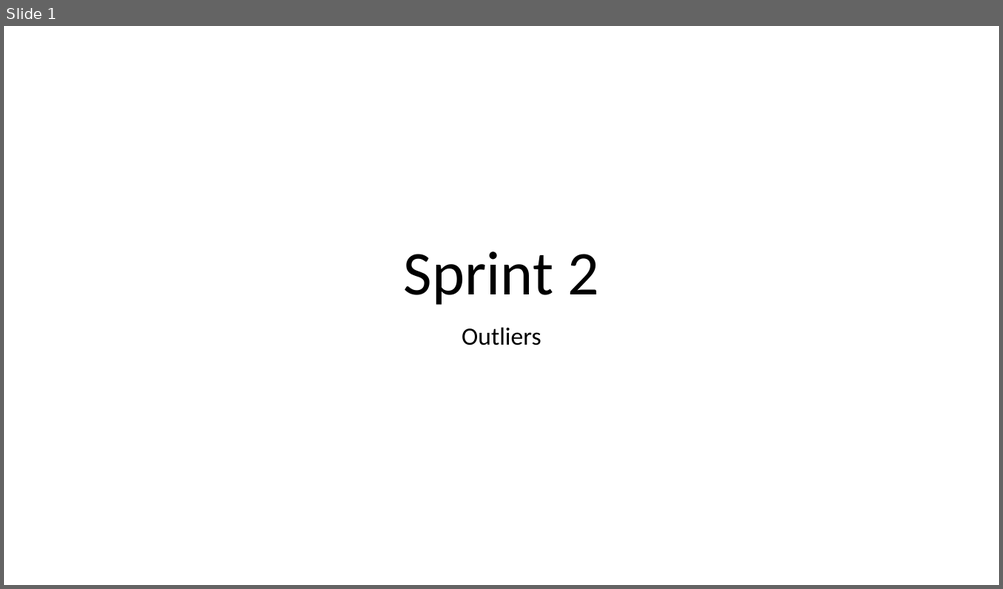
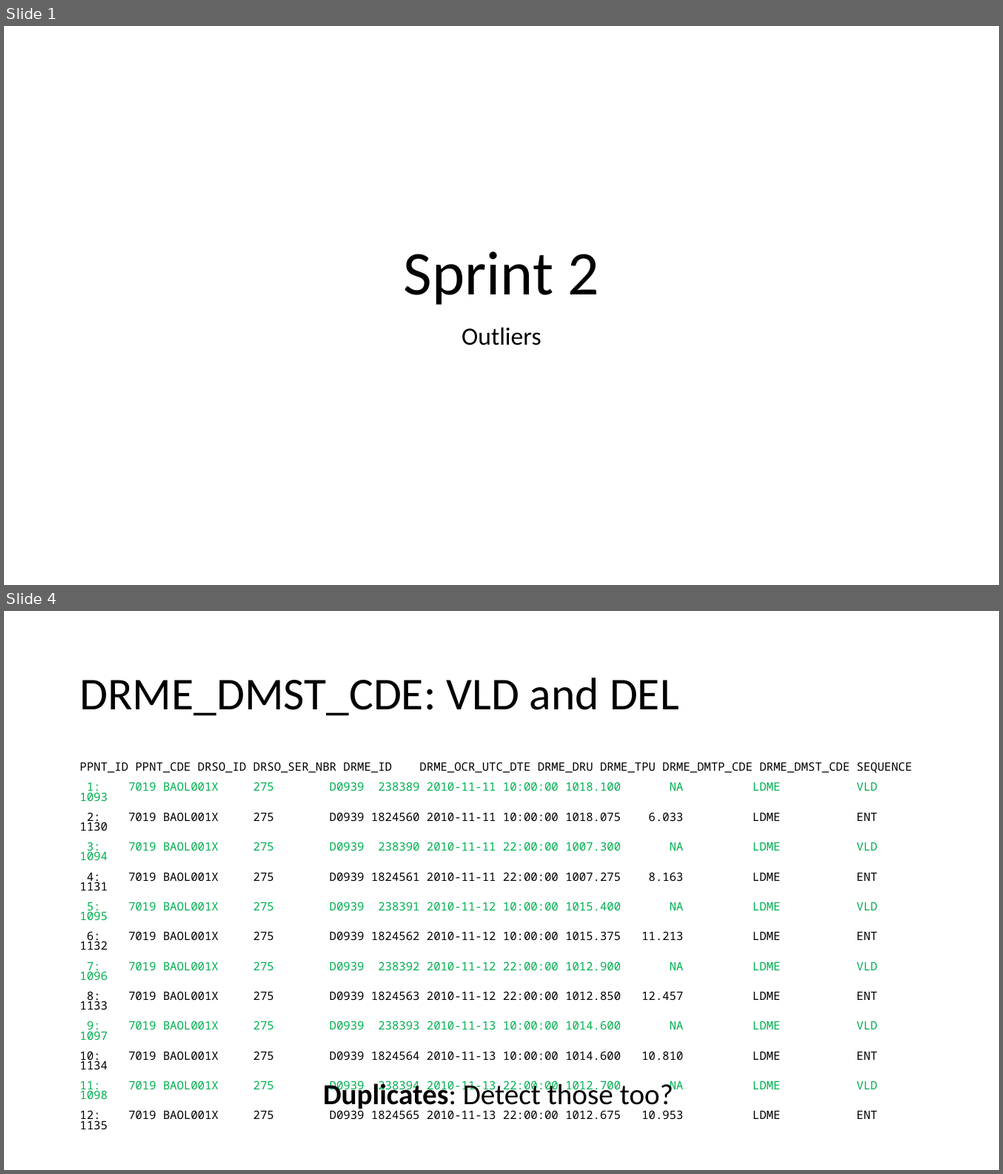
Before and after one commit to DOV-Vlaanderen/groundwater-logger-validation, a slide deck: presentation/groundwater_followup.pptx. Shown one above the other, each under a label of ours: slide 1 before the commit, slides 1 and 4 after it; the slides between them are not shown. The pictures are 1003x589 and 1003x1174 pixels, drawn with LibreOffice and Linux fonts; fonts in the diff are those of the drawing. Boxes give left, top, right and bottom in pixels: in the first picture for what was removed or moved away, otherwise in the second. Text is boxed around its words. In the diff, an @@ line names an element or a change of style, - is before the commit and + after.

Commit message:
updated with DRME_DMST_CDE

```diff
--- a/presentation/groundwater_followup.pptx
+++ b/presentation/groundwater_followup.pptx
@@ slide 4 added at (4, 611, 999, 1170), background #FFFFFF @@
@@ title added at (79, 678, 679, 716), 44 pt, text #000000 @@
+DRME_DMST_CDE: VLD and DEL
@@ text added at (79, 762, 912, 1119), 11.2 pt, text #000000 @@
+PPNT_ID PPNT_CDE DRSO_ID DRSO_SER_NBR DRME_ID DRME_OCR_UTC_DTE DRME_DRU DRME_TPU DRME_DMTP_CDE DRME_DMST_CDE SEQUENCE
+1: 7019 BAOL001X 275 D0939 238389 2010-11-11 10:00:00 1018.100 NA LDME VLD 1093
+2: 7019 BAOL001X 275 D0939 1824560 2010-11-11 10:00:00 1018.075 6.033 LDME ENT 1130
+3: 7019 BAOL001X 275 D0939 238390 2010-11-11 22:00:00 1007.300 NA LDME VLD 1094
+4: 7019 BAOL001X 275 D0939 1824561 2010-11-11 22:00:00 1007.275 8.163 LDME ENT 1131
+5: 7019 BAOL001X 275 D0939 238391 2010-11-12 10:00:00 1015.400 NA LDME VLD 1095
+6: 7019 BAOL001X 275 D0939 1824562 2010-11-12 10:00:00 1015.375 11.213 LDME ENT 1132
+7: 7019 BAOL001X 275 D0939 238392 2010-11-12 22:00:00 1012.900 NA LDME VLD 1096
+8: 7019 BAOL001X 275 D0939 1824563 2010-11-12 22:00:00 1012.850 12.457 LDME ENT 1133
+9: 7019 BAOL001X 275 D0939 238393 2010-11-13 10:00:00 1014.600 NA LDME VLD 1097
+10: 7019 BAOL001X 275 D0939 1824564 2010-11-13 10:00:00 1014.600 10.810 LDME ENT 1134
+11: 7019 BAOL001X 275 D0939 238394 2010-11-13 22:00:00 1012.700 NA LDME VLD 1098
+12: 7019 BAOL001X 275 D0939 1824565 2010-11-13 22:00:00 1012.675 10.953 LDME ENT 1135
@@ text added at (323, 1081, 673, 1112), 28 pt, text #000000 @@
+Duplicates: Detect those too?
```
Also in this commit, not shown: 7 other slides added.
